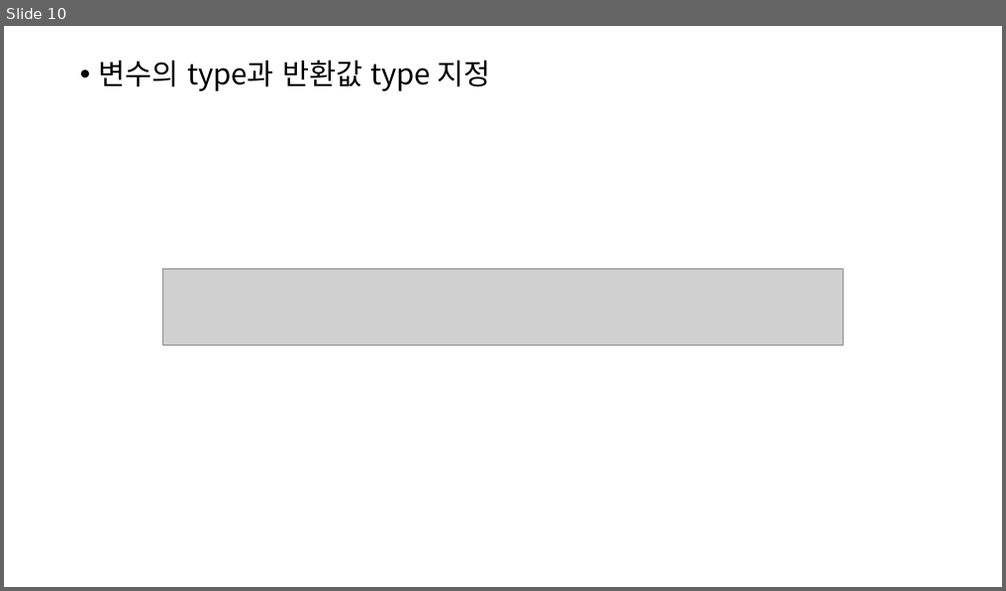
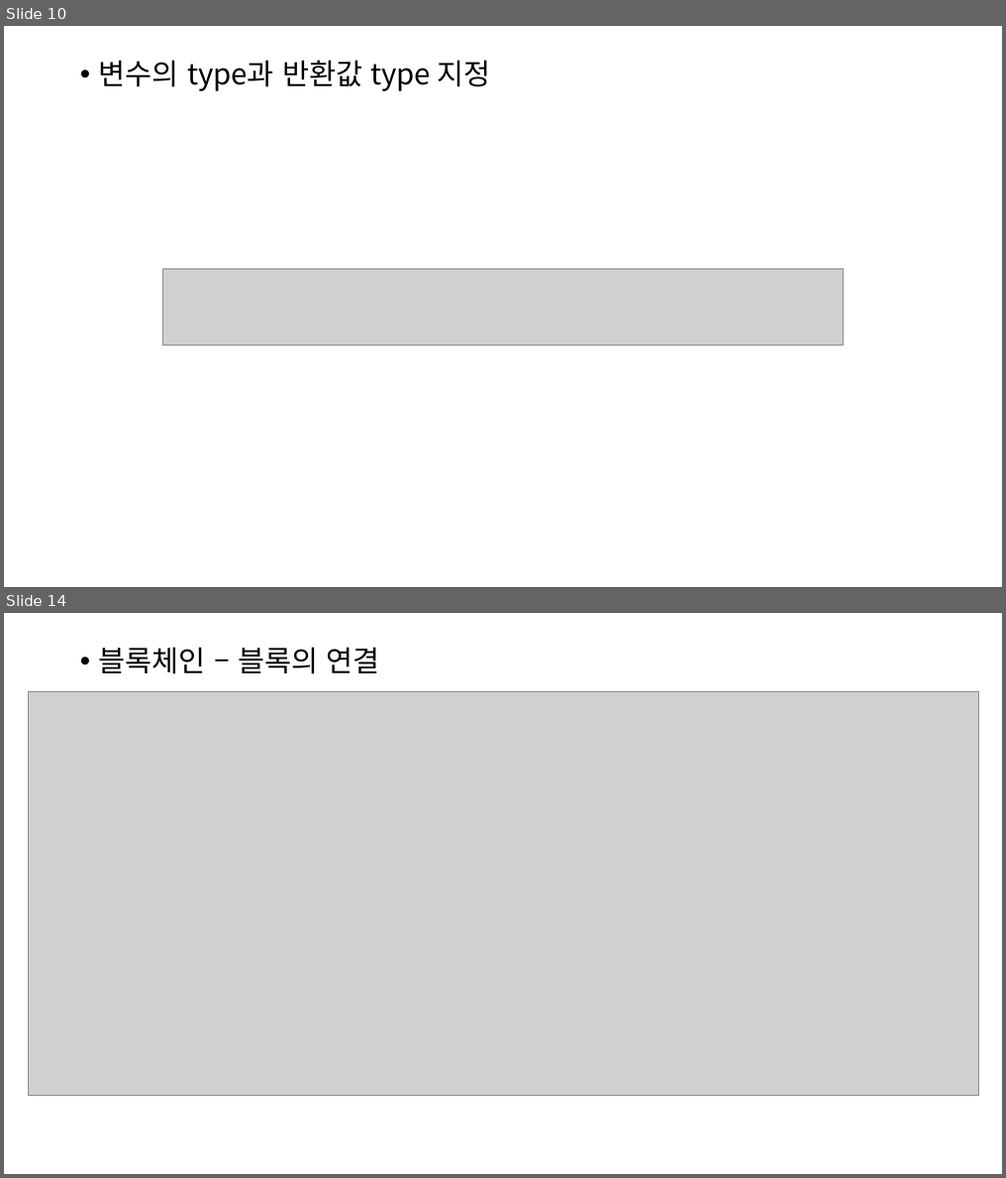
Before and after one commit to cscim918/typechain, a slide deck: Typescript 블록체인.pptx. Shown one above the other, each under a label of ours: slide 10 before the commit, slides 10 and 14 after it; the slides between them are not shown. The pictures are 1006x591 and 1006x1178 pixels, drawn with LibreOffice and Linux fonts; fonts in the diff are those of the drawing; grey boxes stand for pictures. Boxes give left, top, right and bottom in pixels: in the first picture for what was removed or moved away, otherwise in the second. Text is boxed around its words. In the diff, an @@ line names an element or a change of style, - is before the commit and + after.

```diff
--- a/Typescript 블록체인.pptx
+++ b/Typescript 블록체인.pptx
@@ slide 14 added at box(4, 613, 1002, 1174), background #FFFFFF @@
@@ text added at box(99, 647, 379, 674), 28 pt, text #000000 @@
+• 블록체인 – 블록의 연결
@@ picture added at box(28, 691, 979, 1096) @@
```
Also in this commit, not shown: 5 other slides added, 6 slides removed, 3 other files.
